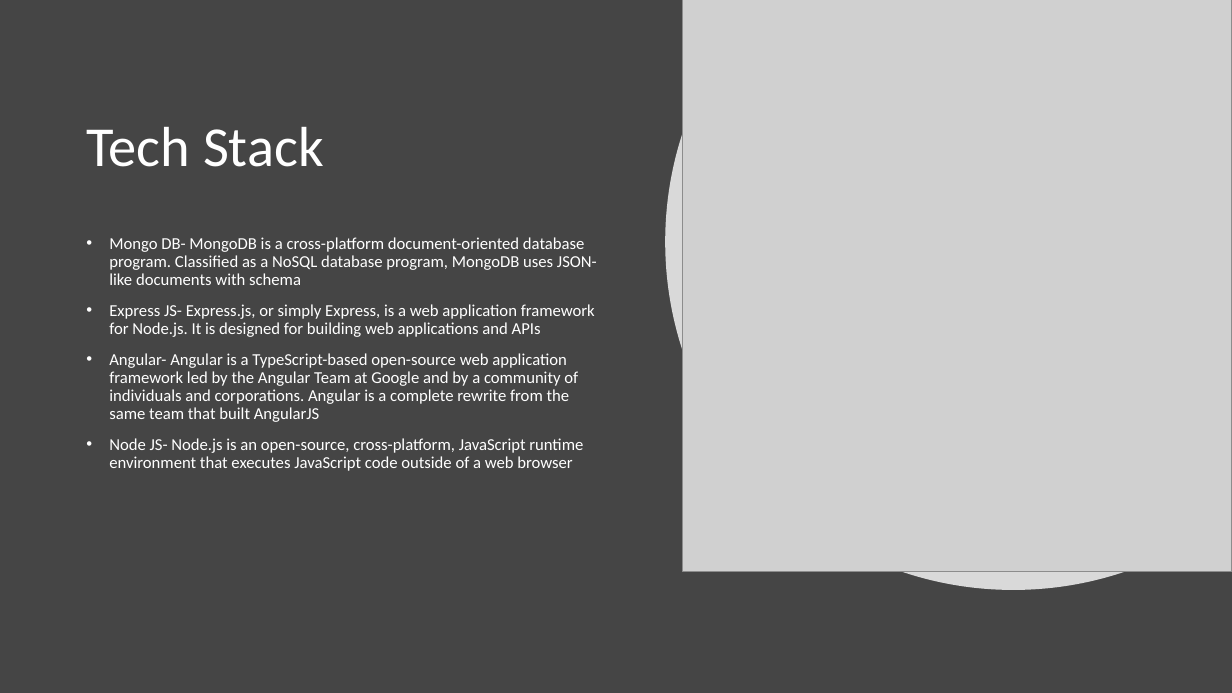
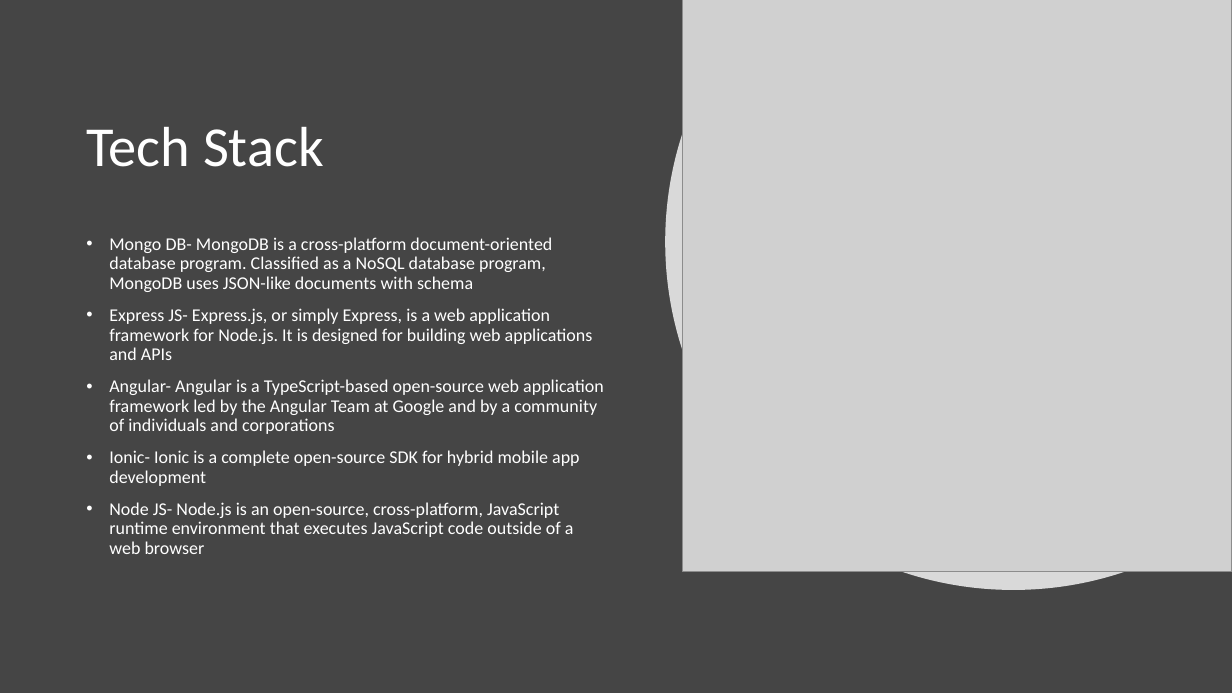
Before and after one commit to sm3mb/hackathon, a slide deck: slide 6 of PPT/Hackathon PPT.pptx. Drawn at 1232x693 pixels with LibreOffice and Linux fonts; fonts in the diff are those of the drawing; grey boxes stand for pictures. Boxes give left, top, right and bottom in pixels: in the first picture for what was removed or moved away, otherwise in the second. Text is boxed around its words. In the diff, an @@ line names an element or a change of style, - is before the commit and + after.

Commit message:
ppt

```diff
--- a/PPT/Hackathon PPT.pptx
+++ b/PPT/Hackathon PPT.pptx
@@ text at (109,237,593,554): size 13 to 14 pt in "Mongo DB- MongoDB is a cross-platform document-oriented ...", "Express JS- Express.js, or simply Express, is ...", "Node JS- Node.js is an open-source, cross-platform, ..." @@
@@ text at (109,379,604,486): text changed; size 13 to 14 pt @@
-• Angular- Angular is a TypeScript-based open-source web application framework led by the Angular Team at Google and by a community of individuals and corporations. Angular is a complete rewrite from the same team that built AngularJS
+• Angular- Angular is a TypeScript-based open-source web application framework led by the Angular Team at Google and by a community of individuals and corporations
+• Ionic- Ionic is a complete open-source SDK for hybrid mobile app development
```
